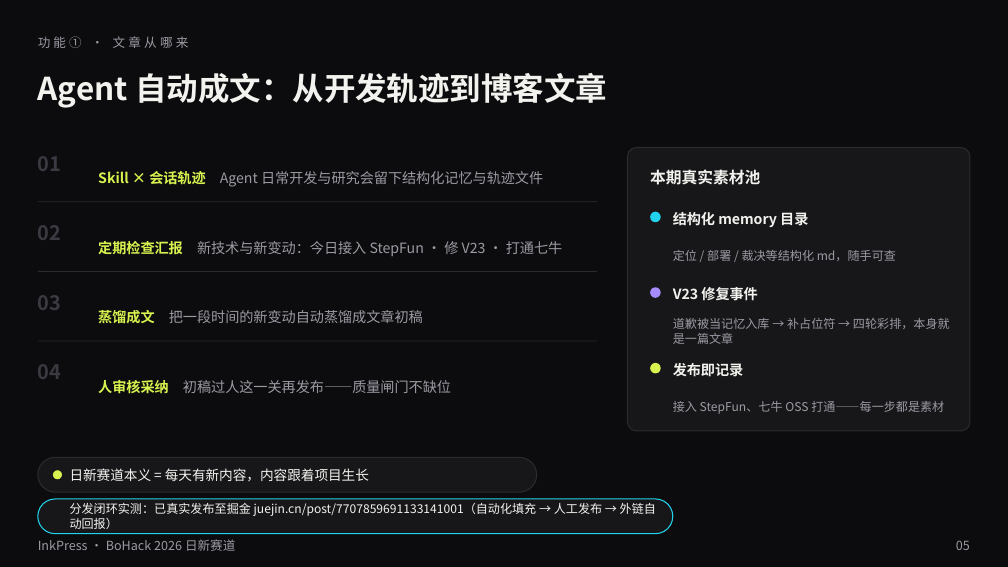
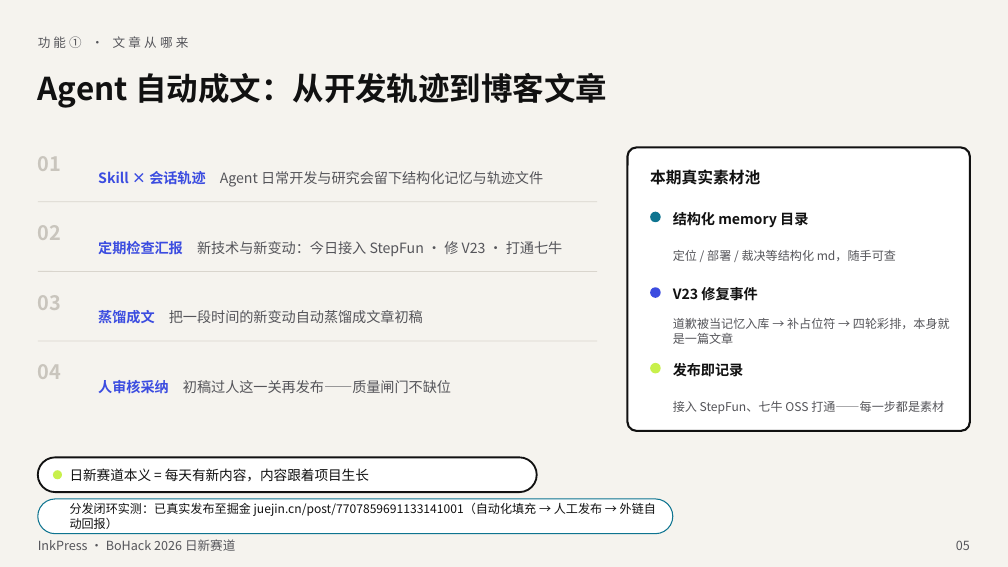
Before and after one commit to lggyx/inkpress2agent, a slide deck: slide 5 of docs/InkPress-BoHack2026-路演.pptx. Drawn at 1008x567 pixels with LibreOffice and Linux fonts; fonts in the diff are those of the drawing. Boxes give left, top, right and bottom in pixels: in the first picture for what was removed or moved away, otherwise in the second. Text is boxed around its words. In the diff, an @@ line names an element or a change of style, - is before the commit and + after.

```diff
--- a/docs/InkPress-BoHack2026-路演.pptx
+++ b/docs/InkPress-BoHack2026-路演.pptx
@@ background #0C0C0E to #F5F3EE @@
@@ rounded rectangle at [628, 147, 970, 431]: fill #17171A to #FFFFFF; outline #2A2A30 1 pt to #111111 2 pt @@
@@ text "Skill × 会话轨迹 Agent 日常开发与研究会留下结构化记忆与轨迹文件" at [98, 171, 543, 187]: text colour #D9F24F to #3B4CE0 in "Skill × 会话轨迹"; text colour #9A9AA3 to #55555A in "Agent 日常开发与研究会留下结构化记忆与轨迹文件" @@
@@ line (38, 202) - (597, 202): stroke #2A2A30 0.75 pt to #D9D5CD 0.75 pt @@
@@ text "定期检查汇报 新技术与新变动：今日接入 StepFun · 修 ..." at [98, 241, 562, 256]: text colour #D9F24F to #3B4CE0 in "定期检查汇报"; text colour #9A9AA3 to #55555A in "新技术与新变动：今日接入 StepFun · 修 V23 · 打通七牛" @@
@@ ellipse at [650, 212, 661, 222]: fill #22D3EE to #0E7490 @@
@@ line (38, 271) - (597, 271): stroke #2A2A30 0.75 pt to #D9D5CD 0.75 pt @@
@@ text "蒸馏成文 把一段时间的新变动自动蒸馏成文章初稿" at [98, 310, 423, 323]: text colour #D9F24F to #3B4CE0 in "蒸馏成文"; text colour #9A9AA3 to #55555A in "把一段时间的新变动自动蒸馏成文章初稿" @@
@@ ellipse at [650, 287, 661, 298]: fill #A78BFA to #3B4CE0 @@
@@ text colour #3A3A42 to #C9C5BD in 4 elements at [38, 156, 61, 171], [38, 225, 61, 240], [38, 295, 61, 310], [38, 364, 61, 379] @@
@@ line (38, 341) - (597, 341): stroke #2A2A30 0.75 pt to #D9D5CD 0.75 pt @@
@@ text "人审核采纳 初稿过人这一关再发布——质量闸门不缺位" at [98, 380, 451, 394]: text colour #D9F24F to #3B4CE0 in "人审核采纳"; text colour #9A9AA3 to #55555A in "初稿过人这一关再发布——质量闸门不缺位" @@
@@ ellipse at [650, 363, 661, 374]: fill #D9F24F to #C8F04B @@
@@ rounded rectangle at [38, 457, 537, 492]: fill #17171A to #FFFFFF; outline #2A2A30 1 pt to #111111 1.75 pt @@
@@ ellipse at [53, 470, 62, 479]: fill #D9F24F to #C8F04B @@
@@ rounded rectangle at [38, 499, 673, 534]: fill #17171A to #FFFFFF; outline #22D3EE 1 pt to #0E7490 1 pt @@
@@ text colour #F2F2EE to #111111 in 7 elements at [38, 73, 607, 108], [650, 169, 760, 185], [673, 212, 808, 227], [673, 287, 757, 300], [673, 363, 744, 377], [70, 468, 369, 482], [70, 503, 656, 529] @@
@@ text colour #9A9AA3 to #55555A in 6 elements at [38, 36, 189, 48], [673, 250, 896, 261], [673, 318, 950, 344], [673, 401, 944, 414], [38, 539, 235, 551], [956, 540, 970, 550] @@
```
Also in this commit, not shown: 11 other slides changed, 10 other files.
